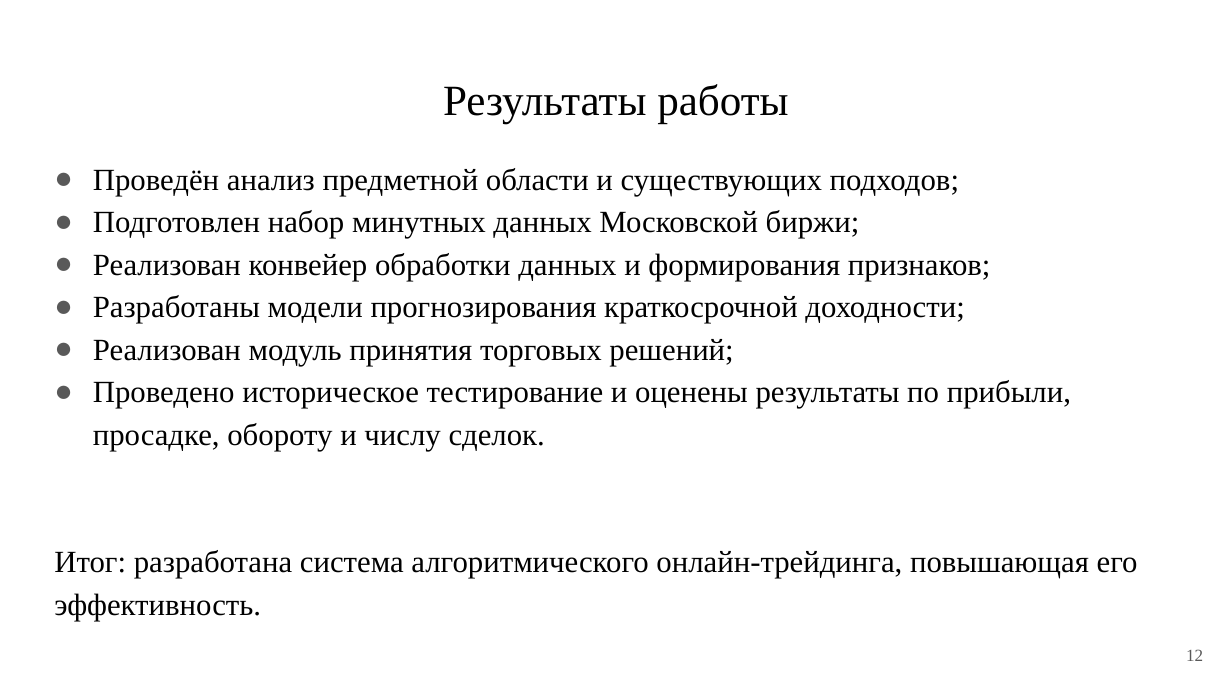
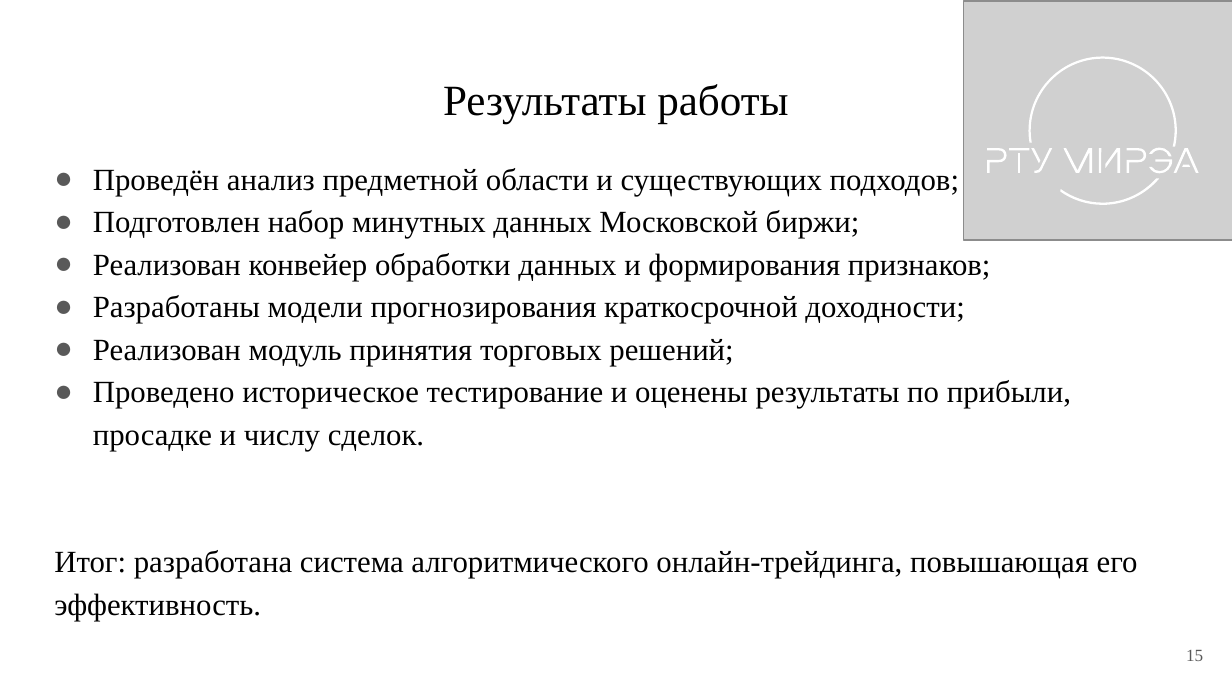
Before and after one commit to PetrovKirill00/BKP, a slide deck: slide 15 of docs/Презентация.pptx (slide 12 before the commit). Drawn at 1232x693 pixels with LibreOffice and Linux fonts; fonts in the diff are those of the drawing; grey boxes stand for pictures. Boxes give left, top, right and bottom in pixels: in the first picture for what was removed or moved away, otherwise in the second. Text is boxed around its words. In the diff, an @@ line names an element or a change of style, - is before the commit and + after.

```diff
--- a/docs/Презентация.pptx
+++ b/docs/Презентация.pptx
@@ picture added at <box>964,1,1232,240</box> @@
@@ group added at <box>987,57,1199,206</box>: 15 freeform shapes @@
@@ text at <box>93,380,1071,451</box>: text changed @@
-● Проведено историческое тестирование и оценены результаты по прибыли, просадке, обороту и числу сделок.
+● Проведено историческое тестирование и оценены результаты по прибыли, просадке и числу сделок.
@@ page number at <box>1186,650,1203,661</box>: text changed @@
-12
+15
```
Also in this commit, not shown: 9 other slides changed, 6 slides added, 3 slides removed, 6 other files.
